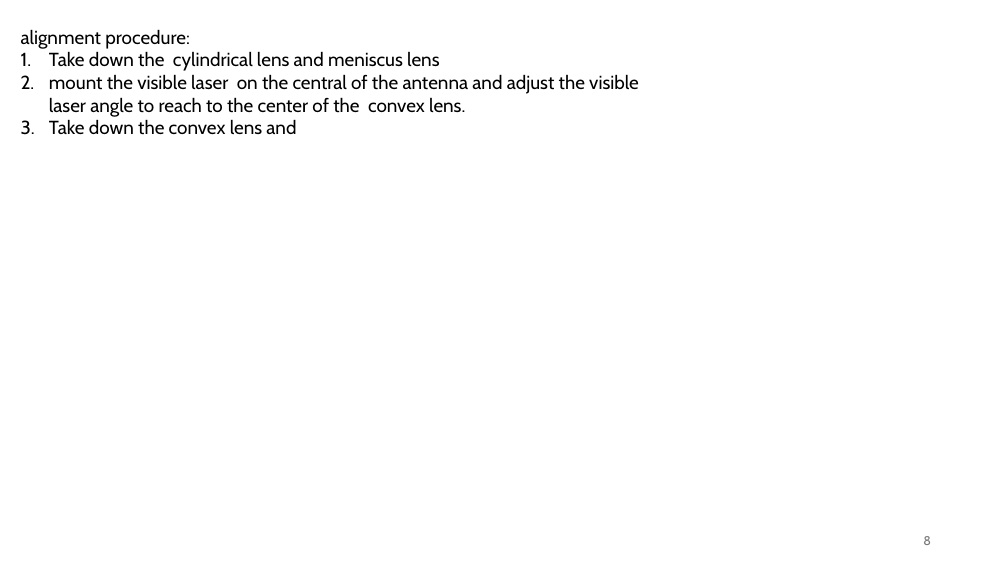
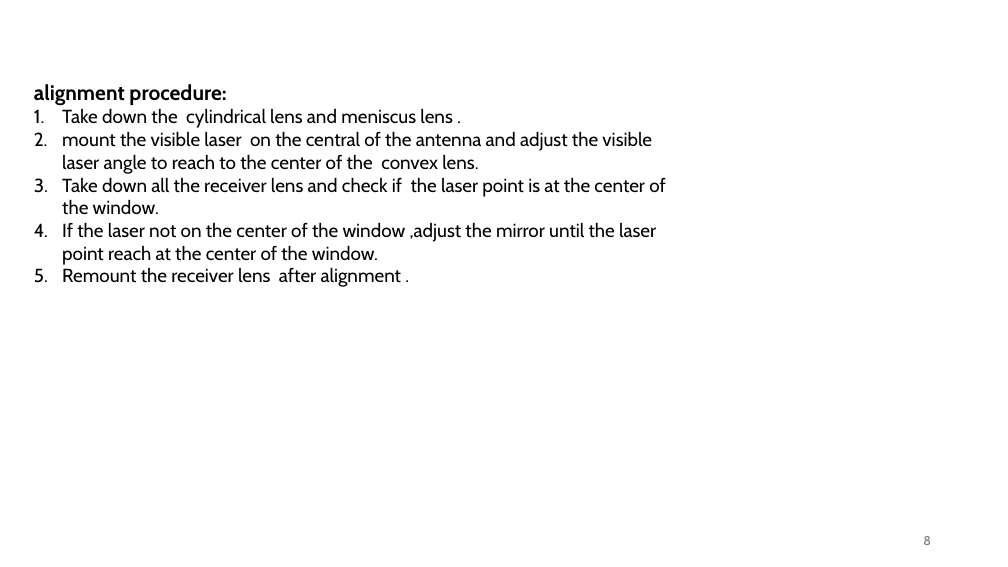
Before and after one commit to USTC-star/computer_share, a slide deck: slide 8 of NSTX-U High-k scattering Calculation_20240717.pptx. Drawn at 1008x567 pixels with LibreOffice and Linux fonts; fonts in the diff are those of the drawing. Boxes give left, top, right and bottom in pixels: in the first picture for what was removed or moved away, otherwise in the second. Text is boxed around its words. In the diff, an @@ line names an element or a change of style, - is before the commit and + after.

Commit message:
update

```diff
--- a/NSTX-U High-k scattering Calculation_20240717.pptx
+++ b/NSTX-U High-k scattering Calculation_20240717.pptx
@@ text "alignment procedure:": place and size @@
-text "alignment procedure:" at (21,29,639,135)
+text "alignment procedure:" at (34,84,666,287)
@@ text at (34,84,226,106): size 18 to 20 pt, bold on in "alignment procedure:" @@
@@ text at (62,108,452,128): text changed @@
-1. Take down the cylindrical lens and meniscus lens
+1. Take down the cylindrical lens and meniscus lens .
@@ text at (62,177,666,287): text changed @@
-3. Take down the convex lens and
+3. Take down all the receiver lens and check if the laser point is at the center of the window.
+4. If the laser not on the center of the window ,adjust the mirror until the laser point reach at the center of the window.
+5. Remount the receiver lens after alignment .
```
Also in this commit, not shown: 2 other slides changed.
